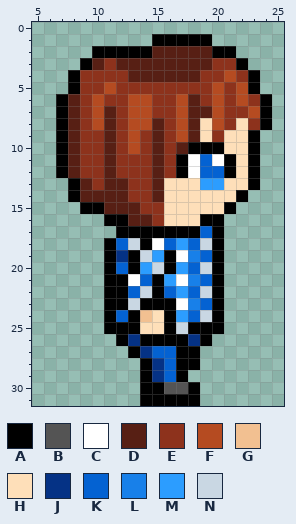
A pixel-art sprite gets an edit: src/Images/Sprites/Dude1/right2.png. The picture above is the old version.
The file is 32x32 pixels. Shown: x 5..25, y 0..31.
Palette (. is transparent): A #000000  B #545454  C #ffffff  D #571f14  E #8d321c  F #b54b21  G #f2c091  H #fedfb9  J #053285  K #0462d2  L #1880e9  M #2c9dff  N #c9d7e3
Pixels before, first column x 7:
 1 ........AAAAA.....
 2 ...AAAAADDDDDAA...
 3 ..ADEDDDDDDDDEEA..
 4 .AEEEEDDDDDDEEFEA.
 5 .AEEFEEEEEEEEFEFA.
 6 ADEFEEFFEEFDEFEFEA
 7 ADEFDEFFEEFDDFEEFA
 8 ADEFDEFFDEFDHFEHEA
 9 ADEEDEFEDEFDHEHHA.
10 ADEEDEFEDEDAAAHHA.
11 ADEEDEEEDEACKCAHA.
12 ADEEDEEEDEACKKAHA.
13 .ADEDDEEDHHHMMHHA.
14 .ADDDDEEDHHHHHHA..
15 ..AADDDEEHHHHHA...
16 ....AADDEHHHAA....
17 .....AAAAAAAKA....
18 ....AKNACKMKNA....
19 ....AJANMACLKA....
20 ....AKAMNAMKNA....
21 ....AACKAMCLKA....
22 ....AAKNAKMKNA....
23 ....AANAAACLKA....
24 ....AKAGHAMKNA....
25 ....AAAHHANAAA....
26 .....AJAAAAJA.....
27 ......AJKKAA......
28 .......AJKAA......
29 .......AJKA.......
30 .......AABBA......
31 .......AAAAA......
And afterwards:
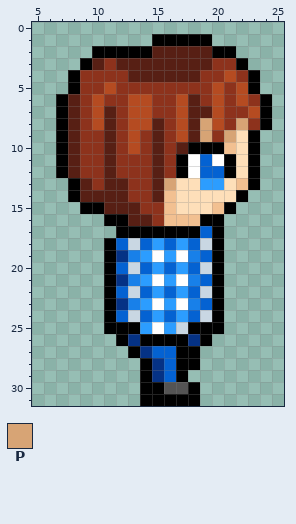
Colours new in this view: P #d7a475
From old to new:
Colour A becomes colour C in row 21 at x 15; in row 23 at x 15.
Colour H becomes colour C in row 25 at x 15.
Colour M becomes colour C in row 19 at x 15.
Colour H becomes colour G in row 10 at x 21; in row 13 at x 22; in row 14 at x 16; in row 15 at x 16 and 20; in row 16 at x 16 to 18.
Colour A becomes colour J in row 21 at x 12; in row 23 at x 12.
Colour A becomes colour K in row 18 at x 14; in row 20 at x 16; in row 22 at x 12; in row 24 at x 16.
Colour G becomes colour K in row 24 at x 14.
Colour M becomes colour K in row 20 at x 14.
Colour N becomes colour K in row 22 at x 14.
Colour A becomes colour L in row 19 at x 13.
Colour C becomes colour L in row 21 at x 13.
Colour N becomes colour L in row 23 at x 13.
Colour A becomes colour M in row 19 at x 16; in row 22 at x 15; in row 23 at x 14 and 16; in row 25 at x 16.
Colour C becomes colour M in row 18 at x 15.
Colour H becomes colour M in row 24 at x 15; in row 25 at x 14.
Colour K becomes colour M in row 21 at x 14.
Colour N becomes colour M in row 19 at x 14; in row 20 at x 15.
Colour A becomes colour N in row 20 at x 13; in row 24 at x 13.
Colour K becomes colour N in row 22 at x 13.
Colour H becomes colour P in row 8 at x 19 and 22; in row 9 at x 19 and 21; in row 13 at x 16.
